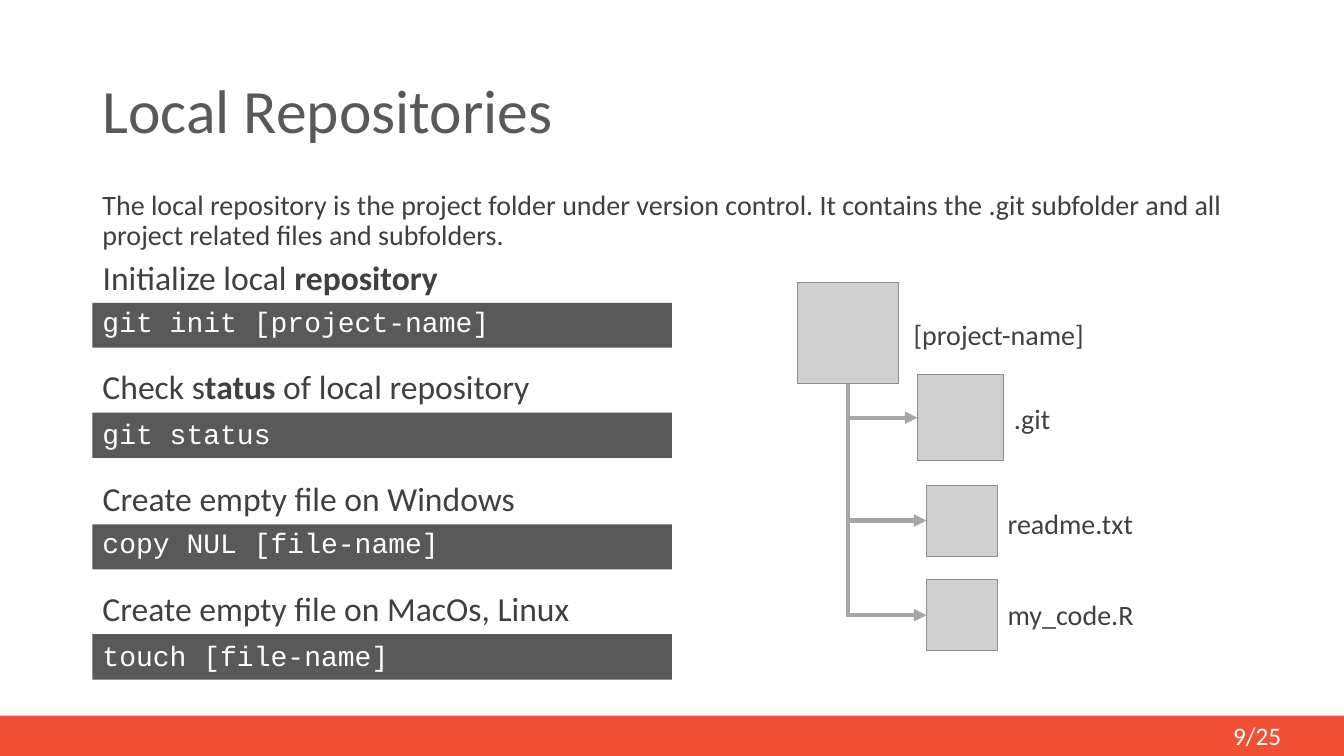
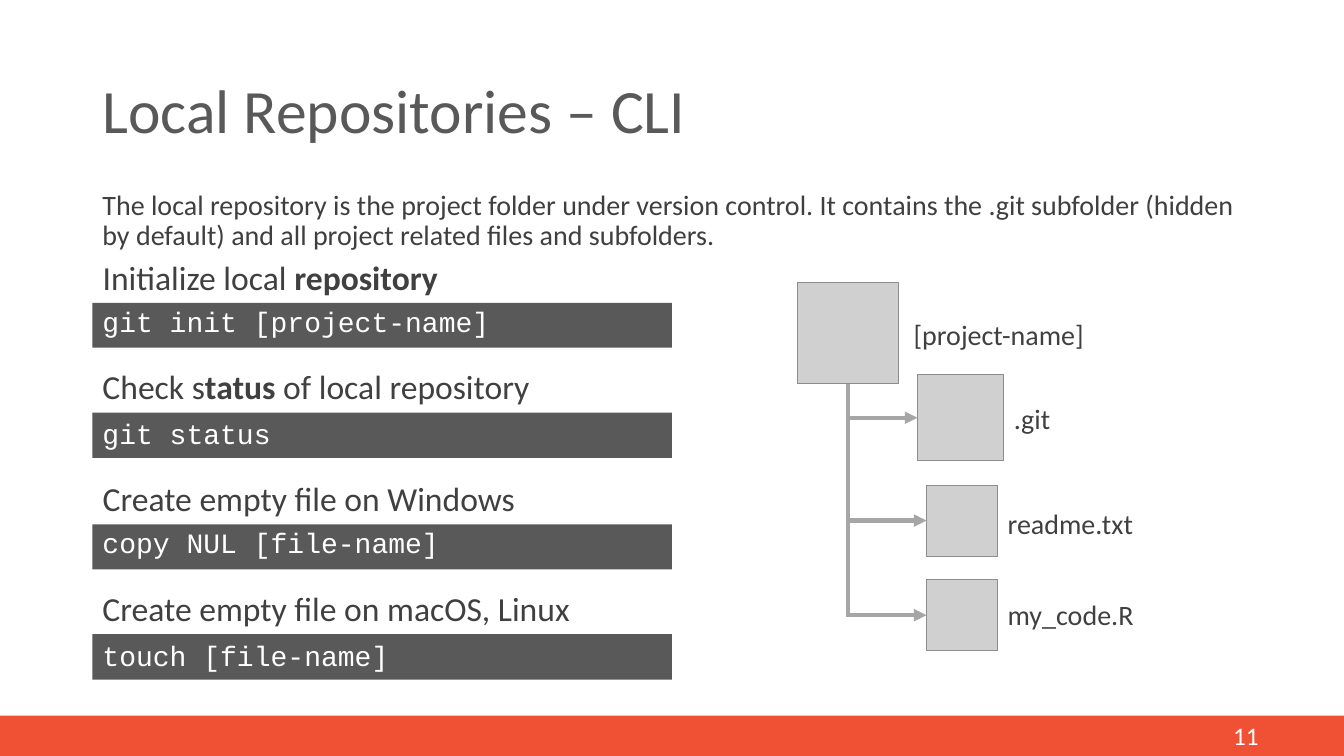
Before and after one commit to mi-erasmusmc/GitTutorial, a slide deck: slide 10 of Documentation/git-pp-presentation.pptx (slide 9 before the commit). Drawn at 1344x756 pixels with LibreOffice and Linux fonts; fonts in the diff are those of the drawing; grey boxes stand for pictures. Boxes give left, top, right and bottom in pixels: in the first picture for what was removed or moved away, otherwise in the second. Text is boxed around its words. In the diff, an @@ line names an element or a change of style, - is before the commit and + after.

```diff
--- a/Documentation/git-pp-presentation.pptx
+++ b/Documentation/git-pp-presentation.pptx
@@ title at box(102, 90, 685, 143): text changed @@
-Local Repositories
+Local Repositories – CLI
@@ text at box(102, 195, 1233, 250): text changed @@
-The local repository is the project folder under version control. It contains the .git subfolder and all project related files and subfolders.
+The local repository is the project folder under version control. It contains the .git subfolder (hidden by default) and all project related files and subfolders.
@@ text at box(102, 597, 570, 627): text changed @@
-Create empty file on MacOs, Linux
+Create empty file on macOS, Linux
@@ page number at box(1233, 728, 1259, 745): text changed @@
-9/25
+11
```
Also in this commit, not shown: 16 other slides changed, 10 slides added, 5 slides removed, 2 other files.
